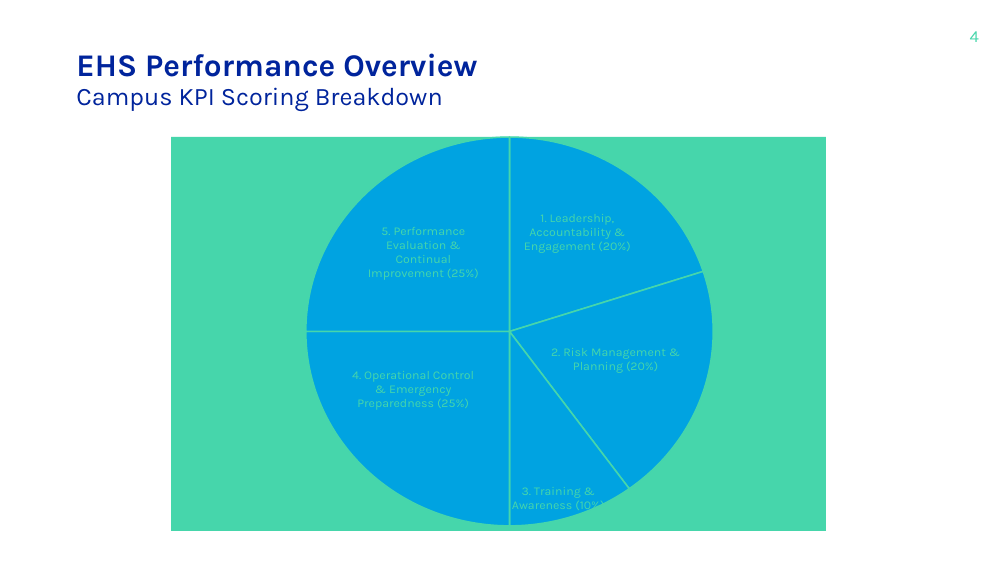
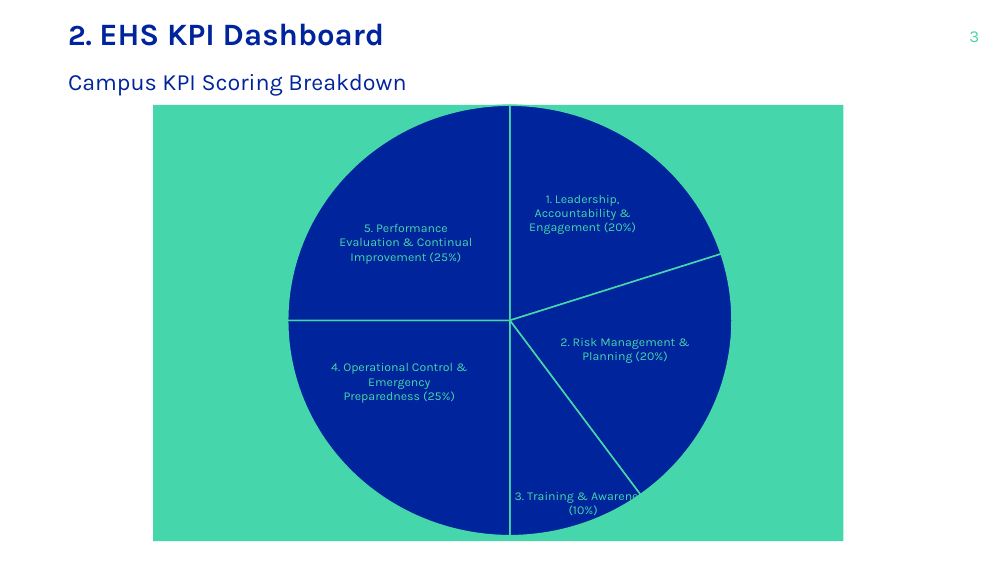
Before and after one commit to josephsismart/hct-cohs-ehs-kpi, a slide deck: slide 3 of templates/template.pptx (slide 4 before the commit). Drawn at 1008x567 pixels with LibreOffice and Linux fonts; fonts in the diff are those of the drawing; background and template pictures are left out. Boxes give left, top, right and bottom in pixels: in the first picture for what was removed or moved away, otherwise in the second. Text is boxed around its words. In the diff, an @@ line names an element or a change of style, - is before the commit and + after.

Commit message:
Replace template.pptx with Rev 4 (23 slides, 17 charts)

```diff
--- a/templates/template.pptx
+++ b/templates/template.pptx
@@ text "2. EHS KPI Dashboard": place and size @@
-text "2. EHS KPI Dashboard" at box(76, 53, 477, 111)
+text "2. EHS KPI Dashboard" at box(68, 23, 406, 95)
@@ text at box(68, 23, 384, 46): text changed; size 30 to 29.6 pt @@
-EHS Performance Overview
+2. EHS KPI Dashboard
@@ page number at box(969, 31, 979, 42): text changed @@
-4
+3
@@ text at box(68, 74, 406, 95): size 24 to 22.2 pt in "Campus KPI Scoring Breakdown"; line spacing 0.9 to 0.7 @@
@@ pie chart at box(154, 100, 855, 557) @@
@@ data labels of Series 1 changed @@
@@ colours of single points changed @@
@@ pie chart: place and size @@
-pie chart at box(171, 129, 837, 548)
+pie chart at box(154, 100, 855, 557)
```
Also in this commit, not shown: 9 other slides changed, 12 slides added, 14 slides removed.
